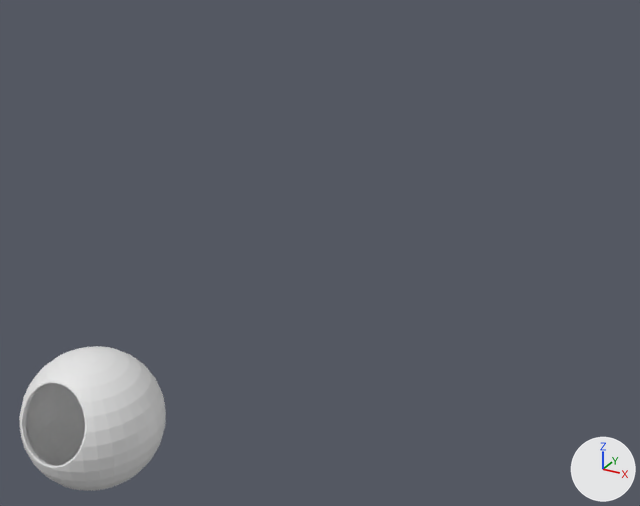
Two versions of the Blender file Content/ProjectCantina/Blend/Cantina/cantina_bar_glass_02.blend, one commit apart.
One viewpoint serves both versions: a camera (50 mm lens) standing at (0.554, -0.542, 0.574) and looking at (0.018, 0.433, 0.086). The axes (+X, +Y, +Z) are drawn at lower right. The lights are the same throughout.

Objects in the first picture: 'Glass'.
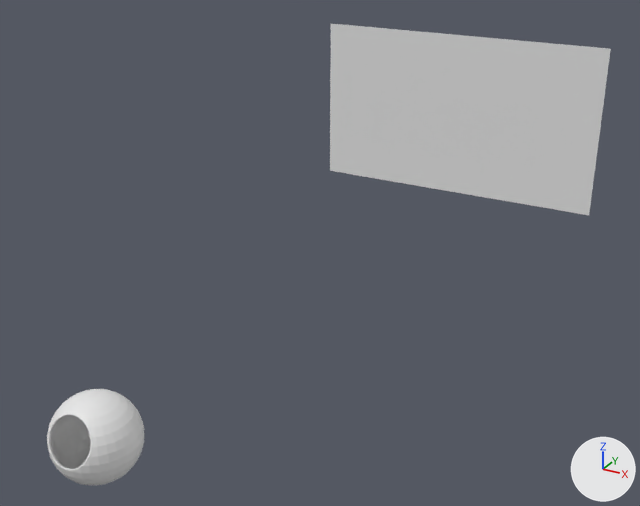
Where the newer file only moved an object's origin or applied its transform, the numbers keep the older frame.

Boxes (x1, y1, x2, y2) around the edits, measured in the pictures (640 x 506 px):
'Star-Wars-Galactic-Starcruiser_Full_46505', added: after (330, 24, 611, 215)
'Glass', mesh rescaled (34% narrower, 34% shorter): before (19, 346, 166, 491); after (47, 389, 144, 485)

Edits to the bpy script that builds the scene:
```text
Add mat_star_wars_galactic_starcruiser_full_46505:
    mat_star_wars_galactic_starcruiser_full_46505 = principled_material('Star-Wars-Galactic-Starcruiser_Full_46505')
    mat_star_wars_galactic_starcruiser_full_46505.base_color = (0.8, 0.8, 0.8)  # white #e7e7e7
Change me_sphere:
    where me_sphere.from_pydata(...)  # 1117 vertices, 1122 faces; spans x -1.0..1.0, y -0.98..1.0, z -1.0..1.0
    used by ob_glass; location = (0.0, 0.0, 0.07); scale = (0.0704, 0.0704, 0.0704)
    me_sphere part 1: the whole mesh is scaled about its middle by 0.676, then moved by (0.0, 0.0, -0.32)
Add me_star_wars_galactic_starcruiser_full_46505:
    me_star_wars_galactic_starcruiser_full_46505.from_pydata([(-0.89, -0.5, 0.0), (0.89, -0.5, 0.0), (-0.89, 0.5, 0.0), (0.89, 0.5, 0.0)], [], [(0, 1, 3, 2)])
    me_star_wars_galactic_starcruiser_full_46505.materials.append(mat_star_wars_galactic_starcruiser_full_46505)  # its picture is missing
Add ob_star_wars_galactic_starcruiser_full_46505:
    ob_star_wars_galactic_starcruiser_full_46505 = bpy.data.objects.new('Star-Wars-Galactic-Starcruiser_Full_46505', me_star_wars_galactic_starcruiser_full_46505)
    ob_star_wars_galactic_starcruiser_full_46505.location = (0.002, 0.979, 0.148)
    ob_star_wars_galactic_starcruiser_full_46505.rotation_euler = (1.571, 0.0, 0.0)  # degrees (90, 0, 0)
    ob_star_wars_galactic_starcruiser_full_46505.scale = (0.294, 0.294, 0.294)
```
